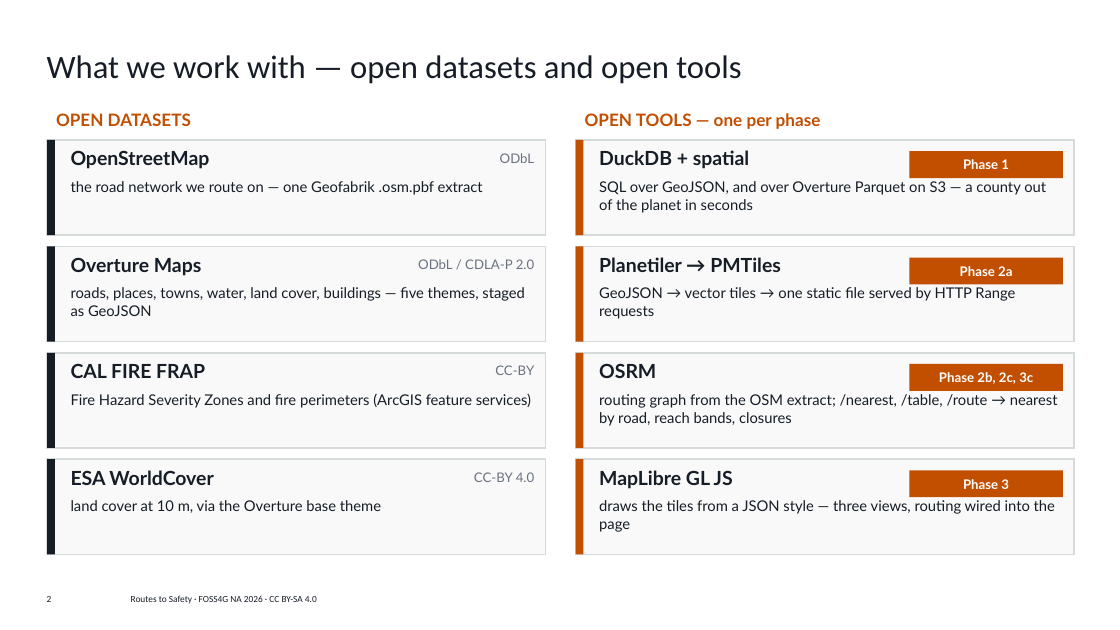
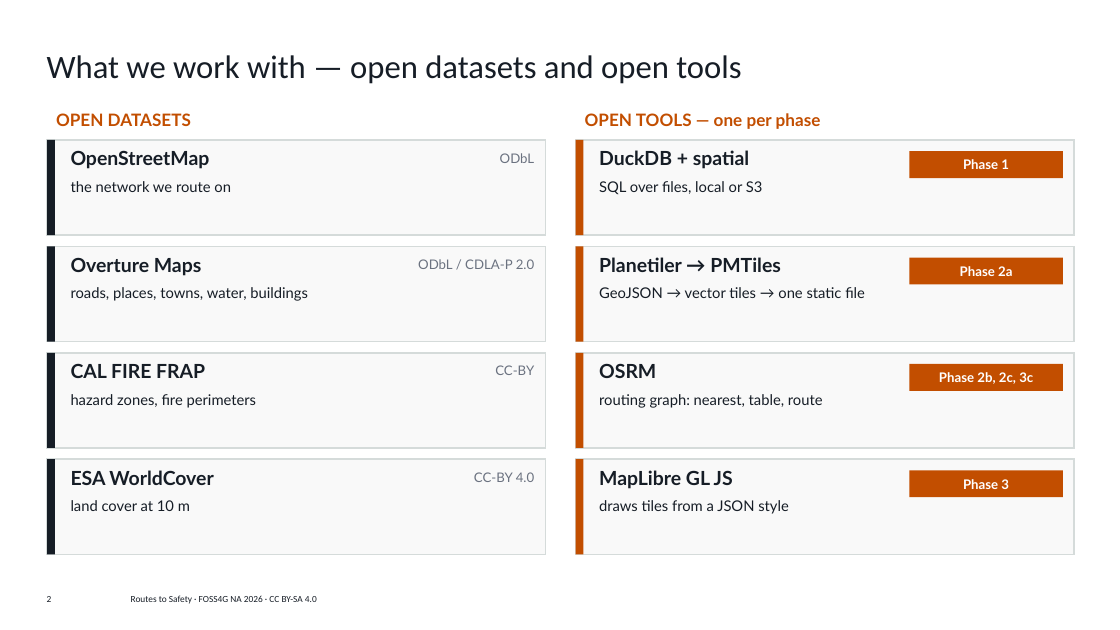
Before and after one commit to vishal4c/routes-to-safety-workshop, a slide deck: slide 2 of deck/Routes-to-Safety-FOSS4G-NA-2026.pptx. Drawn at 1120x630 pixels with LibreOffice and Linux fonts; fonts in the diff are those of the drawing; background and template pictures are left out. Boxes give left, top, right and bottom in pixels: in the first picture for what was removed or moved away, otherwise in the second. Text is boxed around its words. In the diff, an @@ line names an element or a change of style, - is before the commit and + after.

```diff
--- a/deck/Routes-to-Safety-FOSS4G-NA-2026.pptx
+++ b/deck/Routes-to-Safety-FOSS4G-NA-2026.pptx
@@ text at (71,181,231,192): text changed @@
-the road network we route on — one Geofabrik .osm.pbf extract
+the network we route on
@@ text at (599,181,763,194): text changed @@
-SQL over GeoJSON, and over Overture Parquet on S3 — a county out of the planet in seconds
+SQL over files, local or S3
@@ text at (71,287,308,301): text changed @@
-roads, places, towns, water, land cover, buildings — five themes, staged as GeoJSON
+roads, places, towns, water, buildings
@@ text at (599,287,865,298): text changed @@
-GeoJSON → vector tiles → one static file served by HTTP Range requests
+GeoJSON → vector tiles → one static file
@@ text at (71,394,257,408): text changed @@
-Fire Hazard Severity Zones and fire perimeters (ArcGIS feature services)
+hazard zones, fire perimeters
@@ text at (599,394,823,408): text changed @@
-routing graph from the OSM extract; /nearest, /table, /route → nearest by road, reach bands, closures
+routing graph: nearest, table, route
@@ text at (71,500,190,511): text changed @@
-land cover at 10 m, via the Overture base theme
+land cover at 10 m
@@ text at (599,500,789,514): text changed @@
-draws the tiles from a JSON style — three views, routing wired into the page
+draws tiles from a JSON style
```
Also in this commit, not shown: 21 other slides changed, 1 other file.
